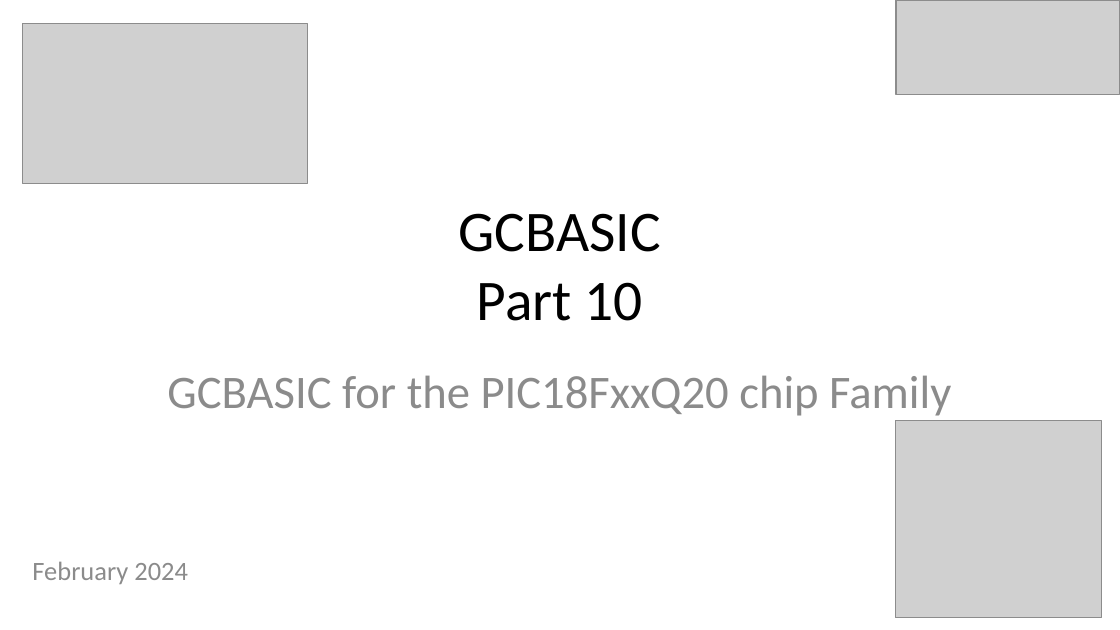
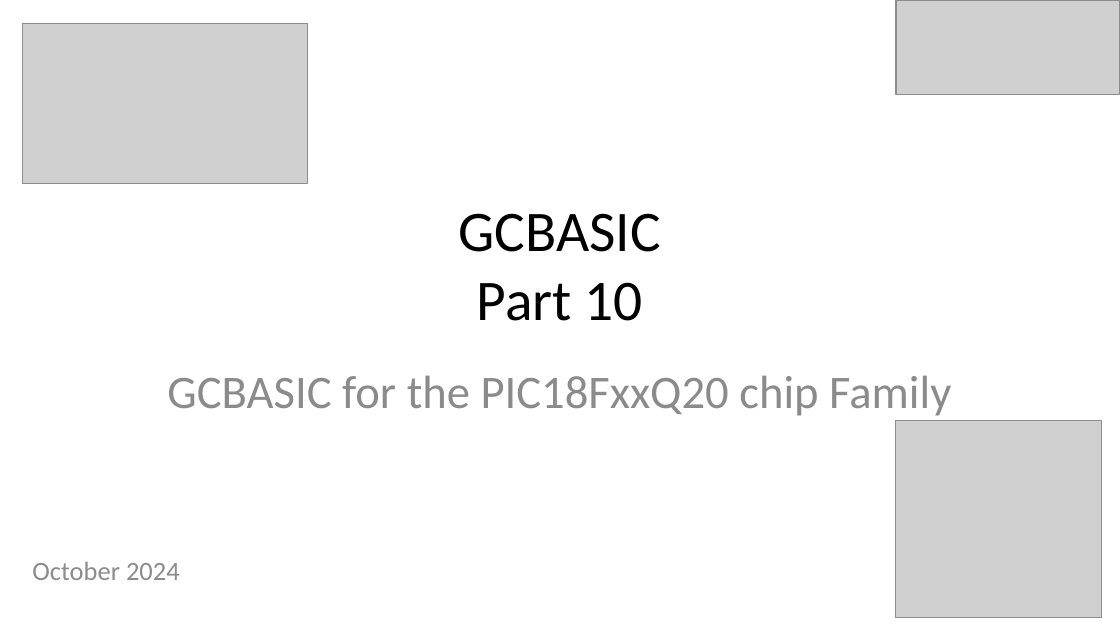
Before and after one commit to GreatCowBASIC/Demonstration_Sources, a slide deck: slide 13 of Vendor_Boards/Great_Cow_Basic_Demo_Board/18Fx6q20_ChipRange_Demonstrations/tutorials/GCBASIC_Part11.pptx (slide 12 before the commit). Drawn at 1120x630 pixels with LibreOffice and Linux fonts; fonts in the diff are those of the drawing; grey boxes stand for pictures. Boxes give left, top, right and bottom in pixels: in the first picture for what was removed or moved away, otherwise in the second. Text is boxed around its words. In the diff, an @@ line names an element or a change of style, - is before the commit and + after.

```diff
--- a/Vendor_Boards/Great_Cow_Basic_Demo_Board/18Fx6q20_ChipRange_Demonstrations/tutorials/GCBASIC_Part11.pptx
+++ b/Vendor_Boards/Great_Cow_Basic_Demo_Board/18Fx6q20_ChipRange_Demonstrations/tutorials/GCBASIC_Part11.pptx
@@ subtitle at (x1=32, y1=561, x2=180, y2=580): text changed @@
-February 2024
+October 2024
```
Also in this commit, not shown: 4 other slides changed, 1 slide added, 31 other files.
